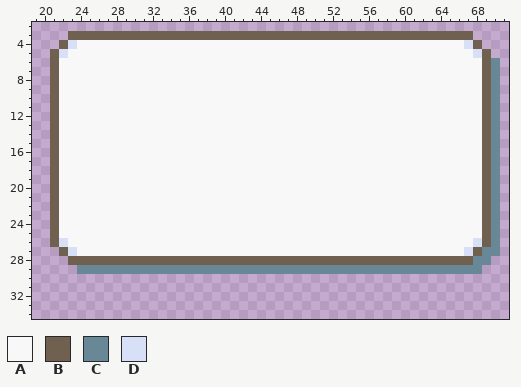
File history of a pixel-art file, art/speech.aseprite. Above, as it was before the edit.
72x52 pixels, 1 frame. Shown: x 19..71, y 2..34.
Palette (. is transparent): A #f8f8f8  B #706050  C #688898  D #d8e0f8
Now the later version:
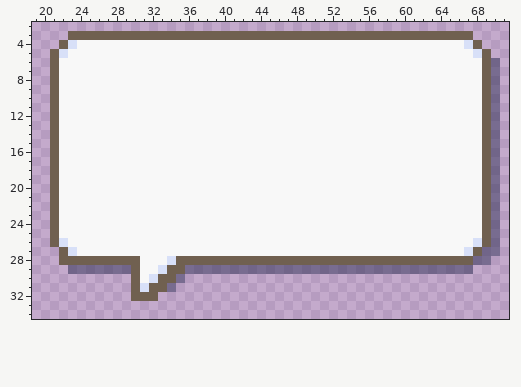
Message: Add improved speech bubble because I like to suffer
Edits made:
{"colour":"C","old":"#688898","new":"#27294f7b"}
{"y":28,"x":22,"old":".","new":"B"}
{"y":28,"x":31,"old":"BBBB","new":"AAAD"}
{"y":29,"x":23,"old":".","new":"C"}
{"y":29,"x":30,"old":"CCCCCC","new":"BAADBB"}
{"y":29,"x":68,"old":"C","new":"."}
{"y":30,"x":30,"old":"......","new":"BADBBC"}
{"y":31,"x":30,"old":".....","new":"BDBBC"}
{"y":32,"x":30,"old":"...","new":"BBB"}
{"label":"changed","picture_box":[59,58,500,301]}
